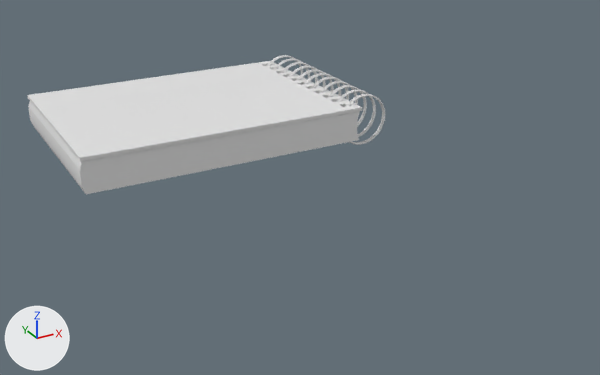
The FBX model Assets/Meshes/Notebook.fbx, before and after one commit.
The view is the same before and after, from a 50 mm camera at (-46.4, -120.6, 44.0) aimed at (5.8, -25.7, -3.4). Every picture has the same lights, and +X, +Y and +Z are marked at lower left.

Script lines for the objects in view, before the commit:
```python
me_cube_002 = bpy.data.meshes.new('Cube.002')
me_cube_002.from_pydata(...)  # 348 vertices, 368 faces; spans x -22.5..22.1, y -15.8..15.8, z -2.4..2.4
me_cube_010 = bpy.data.meshes.new('Cube.010')
me_cube_010.from_pydata(...)  # 348 vertices, 368 faces; spans x -22.4..22.3, y -16.0..16.0, z 2.5..3.1
me_torus_024 = bpy.data.meshes.new('Torus.024')
me_torus_024.from_pydata(...)  # 12672 vertices, 12672 faces; spans x 20.1..28.5, y -14.3..14.2, z -4.0..4.4
ob_cover = bpy.data.objects.new('Cover', me_cube_010)
ob_cover.location = (0.0, 0.0, 0.0)
ob_notebook = bpy.data.objects.new('Notebook', me_cube_002)
ob_notebook.location = (0.0, 0.0, 0.0)
ob_rings = bpy.data.objects.new('Rings', me_torus_024)
ob_rings.location = (-0.5, 0.0, 0.0)
```
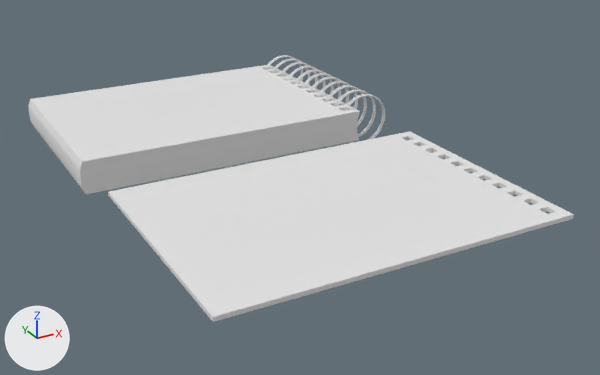
Diff of the bpy script that builds the scene:
```diff
--- a/Assets/Meshes/Notebook.fbx.py
+++ b/Assets/Meshes/Notebook.fbx.py
@@ ob_cover @@
 ob_cover = bpy.data.objects.new('Cover', me_cube_010)
-ob_cover.location = (0.0, 0.0, 0.0)
+ob_cover.location = (0.0, -44.5, 0.0)
```

Location of each change, [x1, y1, x2, y2] in pixels of the pictures (600 x 375 px):
'Cover', moved
    before: [27, 61, 362, 162]
    after: [108, 131, 574, 322]
'Notebook', unchanged, uncovered by the edit
    before: [28, 101, 360, 194]
    after: [28, 65, 360, 194]
